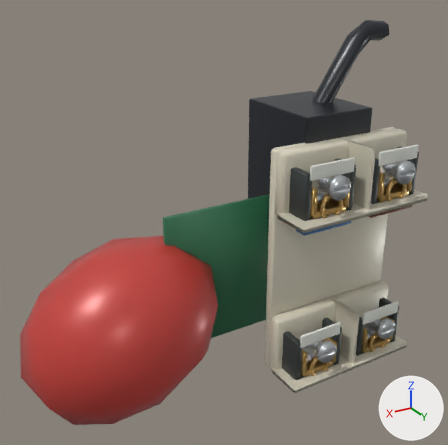
A saved change to the glTF model lab/public/models/sensor_mode_float.low.glb.
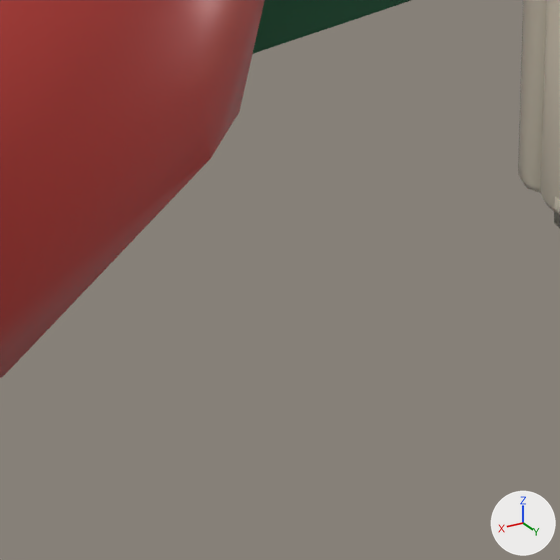
The first picture shows the older version from a camera (50 mm lens) standing at (0.697, 1.102, 1.357) and looking at (0.031, -0.007, 0.802). The close-ups show the older and then the newer version on the part from 36% to 61% of the width and 74% to 99% of the height of that picture. Only the edits that show in the close-ups are written down. Every picture has the same lights, and +X, +Y and +Z are marked at lower right. Where no turn or scale is listed for an object, it has been applied to the vertices.

Names of what the first close-up shows: 'FR4 control PCB', 'node-4', 'part:terminals · Original 5a609f27'.
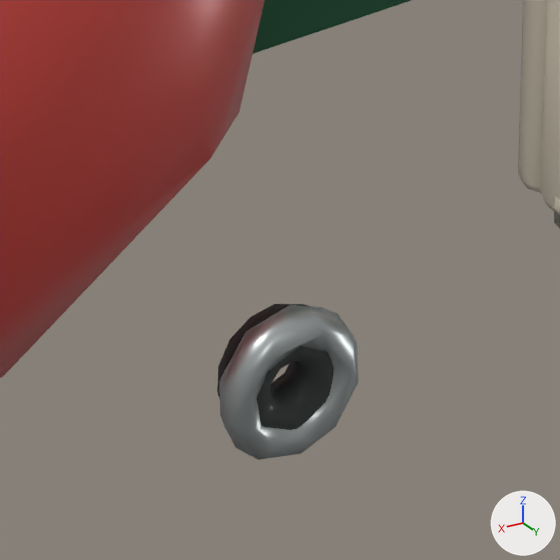
Pixel boxes (x1, y1, x2, y2) of what changed, in the close-ups (560 x 560 px):
'Retaining lip', added
    after: (219, 305, 359, 460)
'Compression seal', added
    after: (217, 304, 334, 430)

Diff of the bpy script that builds the scene:
```diff
--- a/lab/public/models/sensor_mode_float.low.glb.py
+++ b/lab/public/models/sensor_mode_float.low.glb.py
@@ mat_embossed_metal_finish @@
+mat_embossed_metal_finish = principled_material('Embossed metal finish')
+mat_embossed_metal_finish.base_color = (0.45, 0.48, 0.48)  # grey #b3b8b8
+mat_embossed_metal_finish.metallic = 0.72
+mat_embossed_metal_finish.roughness = 0.35
+mat_embossed_metal_finish.coat_weight = 0.06
+mat_embossed_metal_finish.coat_roughness = 0.25
@@ mat_cable_entry_elastomer @@
+mat_cable_entry_elastomer = principled_material('Cable-entry elastomer')
+mat_cable_entry_elastomer.base_color = (0.029, 0.034, 0.034)  # dark grey #303434
+mat_cable_entry_elastomer.roughness = 0.78
+mat_cable_entry_elastomer.coat_weight = 0.15
+mat_cable_entry_elastomer.coat_roughness = 0.25
@@ me_torus @@
+me_torus.from_pydata(...)  # 69 vertices, 138 faces; spans x -0.0358..0.0358, y -0.0094..0.0094, z -0.0393..0.0383
+me_torus.materials.append(mat_embossed_metal_finish)  # grey #b3b8b8
@@ me_torus_001 @@
+me_torus_001.from_pydata(...)  # 69 vertices, 138 faces; spans x -0.0312..0.0321, y -0.0132..0.0132, z -0.0351..0.0345
+me_torus_001.materials.append(mat_cable_entry_elastomer)  # dark grey #303434
@@ ob_retaining_lip @@
+ob_retaining_lip = bpy.data.objects.new('Retaining lip', me_torus)
+ob_retaining_lip.location = (0.1354, 0.1412, 0.4376)
@@ ob_compression_seal @@
+ob_compression_seal = bpy.data.objects.new('Compression seal', me_torus_001)
+ob_compression_seal.location = (0.1354, 0.1336, 0.4376)
```
